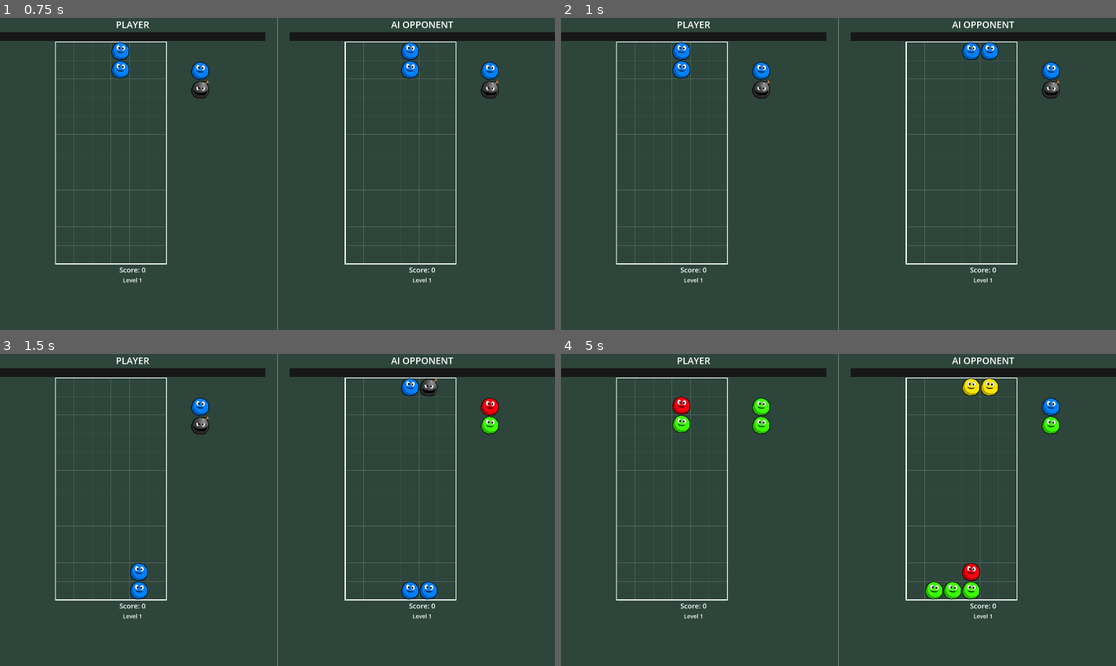
Above: before the commit, frames 1-4 (two rows, left to right).
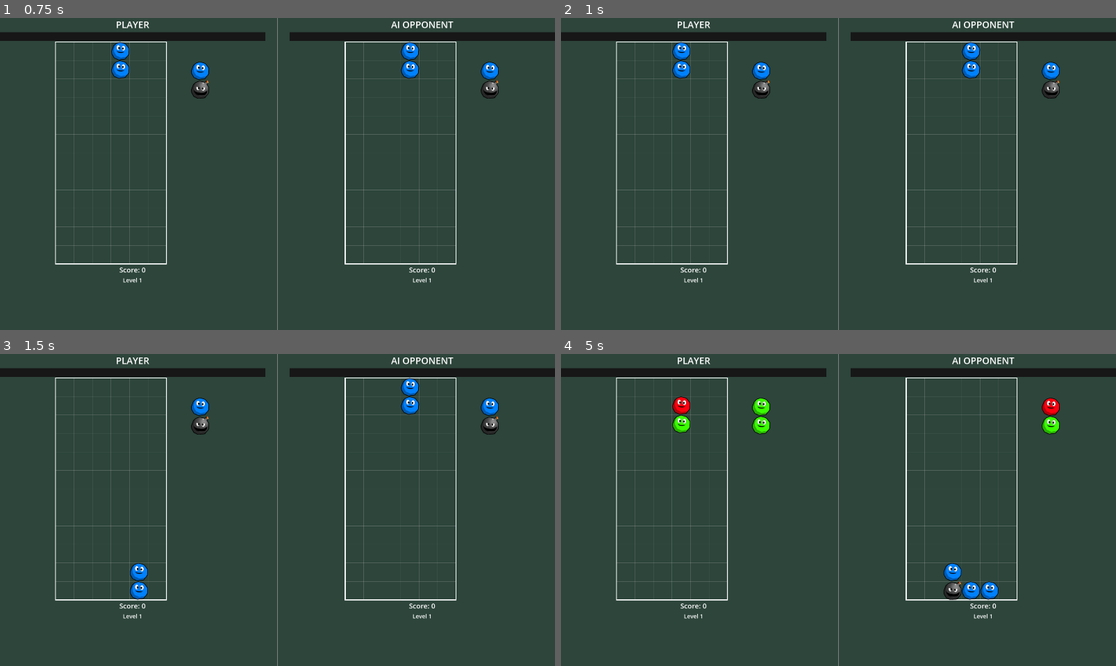
Above: after the commit, the same moments.

Repository: csmallfield/PuyoPuyo
Game: Godot game, scene res://scenes/MainMenu.tscn
Two runs of this game, one before a commit and one after it. Both use one fixed random seed, a clock stepped at 60 frames per second and the inputs below. The engine's default icon, where the game draws it, is replaced by a stand-in: a white triangle on a blue panel in a dark square.
Inputs:
- Up to frame 1 (0.75 s): click "VS Computer" at 0.5 s
- Up to frame 2 (1 s): no input
- Up to frame 3 (1.5 s): hold Right (move_right) from 1.28 s (still down); hold Space (fast_drop) from 1.28 s (still down)
- Up to frame 4 (5 s): release Right (move_right) at 2.03 s; release Space (fast_drop) at 2.03 s; hold Down (move_down) 2.03-2.78 s; tap Up (rotate_piece) at 2.1, 3.6 s; hold Space (fast_drop) 2.78-3.53 s; hold Right (move_right) 2.78-4.28 s; hold Left (move_left) from 4.28 s (still down); hold Space (fast_drop) from 4.28 s (still down)

Frame 1 is identical in both runs. In frame 2, 0.3% of the frame differs, in the area x 72-79%, y 7-20%; in frame 3, 0.8%; in frame 4, 1.3%, in the area x 65-90%, y 7-79%.

Commit message:
Difficulty selector in pause menu added

Diff:
--- a/puyopuyo_prototype/scenes/VSMode.tscn
+++ b/puyopuyo_prototype/scenes/VSMode.tscn
@@ -161,7 +161,6 @@
 text = "Main Menu"
 
 [node name="PausePanel" type="Panel" parent="."]
-visible = false
 layout_mode = 1
 anchors_preset = 8
 anchor_left = 0.5
@@ -169,9 +168,9 @@
 anchor_right = 0.5
 anchor_bottom = 0.5
 offset_left = -150.0
-offset_top = -150.0
+offset_top = -200.0
 offset_right = 150.0
-offset_bottom = 150.0
+offset_bottom = 200.0
 grow_horizontal = 2
 grow_vertical = 2
 
@@ -194,10 +193,23 @@
 custom_minimum_size = Vector2(0, 40)
 layout_mode = 2
 
+[node name="DifficultyLabel" type="Label" parent="PausePanel/VBoxContainer"]
+layout_mode = 2
+theme_override_font_sizes/font_size = 12
+text = "AI: Level 1"
+horizontal_alignment = 1
+
+[node name="ChangeDifficultyButton" type="Button" parent="PausePanel/VBoxContainer"]
+custom_minimum_size = Vector2(0, 50)
+layout_mode = 2
+focus_neighbor_top = NodePath("../PauseMenuButton")
+focus_neighbor_bottom = NodePath("../ResumeButton")
+text = "Change Difficulty"
+
 [node name="ResumeButton" type="Button" parent="PausePanel/VBoxContainer"]
 custom_minimum_size = Vector2(0, 50)
 layout_mode = 2
-focus_neighbor_top = NodePath("../PauseMenuButton")
+focus_neighbor_top = NodePath("../ChangeDifficultyButton")
 focus_neighbor_bottom = NodePath("../RestartButton")
 text = "Resume Game"
 
@@ -212,5 +224,5 @@
 custom_minimum_size = Vector2(0, 50)
 layout_mode = 2
 focus_neighbor_top = NodePath("../RestartButton")
-focus_neighbor_bottom = NodePath("../ResumeButton")
+focus_neighbor_bottom = NodePath("../ChangeDifficultyButton")
 text = "Main Menu"
--- a/puyopuyo_prototype/scripts/VSMode.gd
+++ b/puyopuyo_prototype/scripts/VSMode.gd
@@ -18,6 +18,8 @@
 
 # Pause panel elements
 @onready var pause_panel = $PausePanel
+@onready var difficulty_label: Label = $PausePanel/VBoxContainer/DifficultyLabel
+@onready var change_difficulty_button: Button = $PausePanel/VBoxContainer/ChangeDifficultyButton
 @onready var pause_resume_button = $PausePanel/VBoxContainer/ResumeButton
 @onready var pause_restart_button = $PausePanel/VBoxContainer/RestartButton
 @onready var pause_menu_button = $PausePanel/VBoxContainer/PauseMenuButton
@@ -42,8 +44,8 @@
 var ai_meter_flash_timer = 0.0
 var meter_flash_duration = 0.5
 
-# AI difficulty setting
-var ai_difficulty_level = AIController.Difficulty.LEVEL_3
+# AI difficulty setting - starts at Level 1
+var ai_difficulty_level = AIController.Difficulty.LEVEL_1
 
 const Grid = preload("res://scenes/Grid.tscn")
 const AIController = preload("res://scripts/AIController.gd")
@@ -57,6 +59,8 @@
 	result_menu_button.connect("pressed", _on_result_menu_pressed)
 
 	# Connect pause panel buttons
+	difficulty_label.text = get_difficulty_text(ai_difficulty_level)  # ADD THIS
+	change_difficulty_button.connect("pressed", _on_change_difficulty_pressed)
 	pause_resume_button.connect("pressed", _on_pause_resume_pressed)
 	pause_restart_button.connect("pressed", _on_pause_restart_pressed)
 	pause_menu_button.connect("pressed", _on_pause_menu_pressed)
@@ -283,6 +287,19 @@
 	player_level_label.text = "Level " + str(player_level)
 	ai_level_label.text = "Level " + str(ai_level)
 
+func get_difficulty_text(difficulty: int) -> String:
+	"""Get display text for AI difficulty"""
+	match difficulty:
+		AIController.Difficulty.LEVEL_0:
+			return "AI Difficulty: Level 0 - Beginner"
+		AIController.Difficulty.LEVEL_1:
+			return "AI Difficulty: Level 1 - Intermediate"
+		AIController.Difficulty.LEVEL_2:
+			return "AI Difficulty: Level 2 - Advanced"
+		AIController.Difficulty.LEVEL_3:
+			return "AI Difficulty: Level 3 - Expert"
+		_:
+			return "AI Difficulty: Level 1"
 
 func _input(event):
 	# Handle pause
@@ -366,6 +383,19 @@
 			ai_controller.set_process(true)
 	get_tree().change_scene_to_file("res://scenes/MainMenu.tscn")
 
+func _on_change_difficulty_pressed():
+	"""Cycle through AI difficulty levels"""
+	# Cycle to next difficulty (0 → 1 → 2 → 3 → 0)
+	ai_difficulty_level = (ai_difficulty_level + 1) % 4
+
+	# Update label
+	difficulty_label.text = get_difficulty_text(ai_difficulty_level)
+
+	# Reconfigure AI with new difficulty
+	if ai_controller:
+		ai_controller.configure_difficulty(ai_difficulty_level)
+		print("AI difficulty changed to Level ", ai_difficulty_level)
+
 func _on_player_game_over():
 	if not game_active:
 		return
